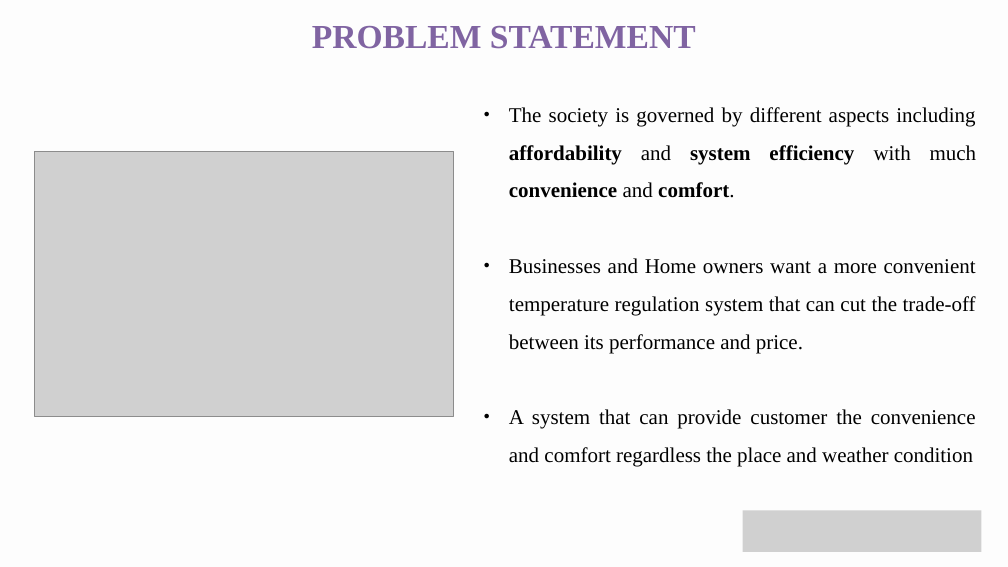
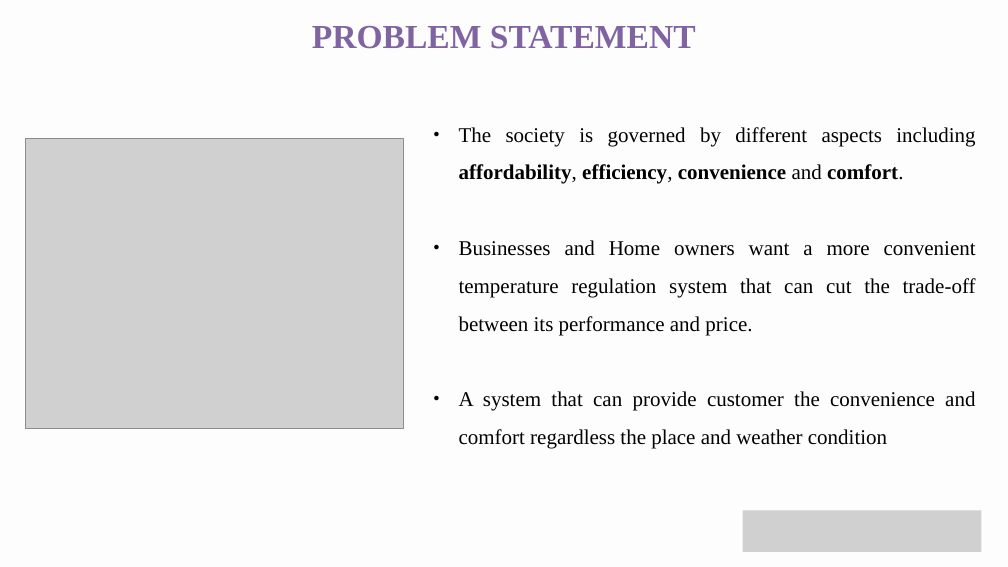
Before and after one commit to arc1o1/Automated_Temperature_Control_System, a slide deck: slide 3 of 02_documentation/Automated_Temperature_Control_System_GIP_Project_Implementation_Presentation.pptx (slide 5 before the commit). Drawn at 1008x567 pixels with LibreOffice and Linux fonts; fonts in the diff are those of the drawing; grey boxes stand for pictures. Boxes give left, top, right and bottom in pixels: in the first picture for what was removed or moved away, otherwise in the second. Text is boxed around its words. In the diff, an @@ line names an element or a change of style, - is before the commit and + after.

```diff
--- a/02_documentation/Automated_Temperature_Control_System_GIP_Project_Implementation_Presentation.pptx
+++ b/02_documentation/Automated_Temperature_Control_System_GIP_Project_Implementation_Presentation.pptx
@@ text "The society is governed by ...": place and size @@
-text "The society is governed by ..." at [509, 107, 977, 467]
+text "The society is governed by ..." at [459, 127, 976, 449]
@@ picture: place and size @@
-picture at [35, 151, 454, 416]
+picture at [25, 139, 403, 428]
@@ text at [459, 127, 975, 184]: text changed @@
-● The society is governed by different aspects including affordability and system efficiency with much convenience and comfort.
+● The society is governed by different aspects including affordability, efficiency, convenience and comfort.
```
Also in this commit, not shown: 7 other slides changed, 12 slides added, 7 slides removed, 4 other files.
